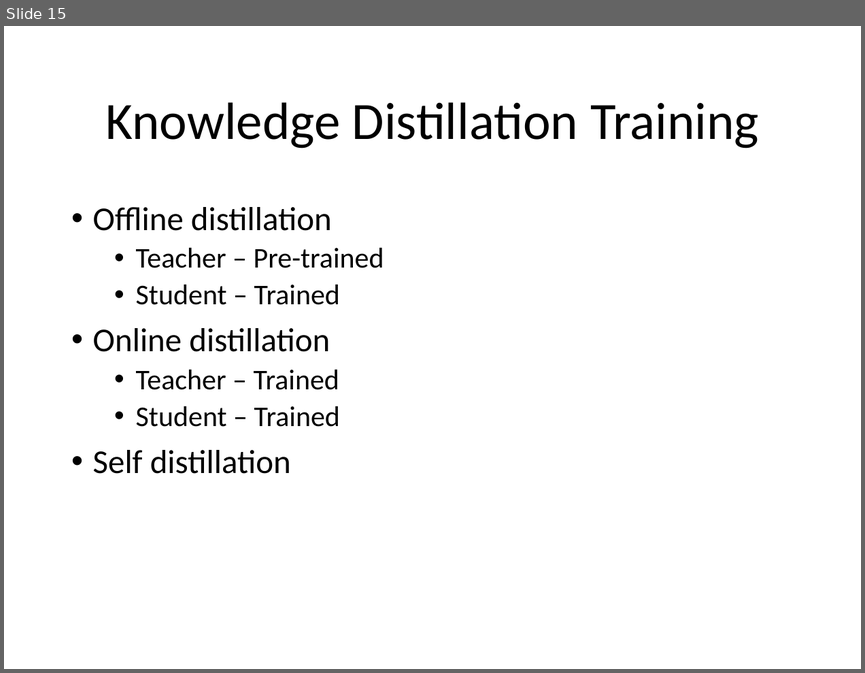
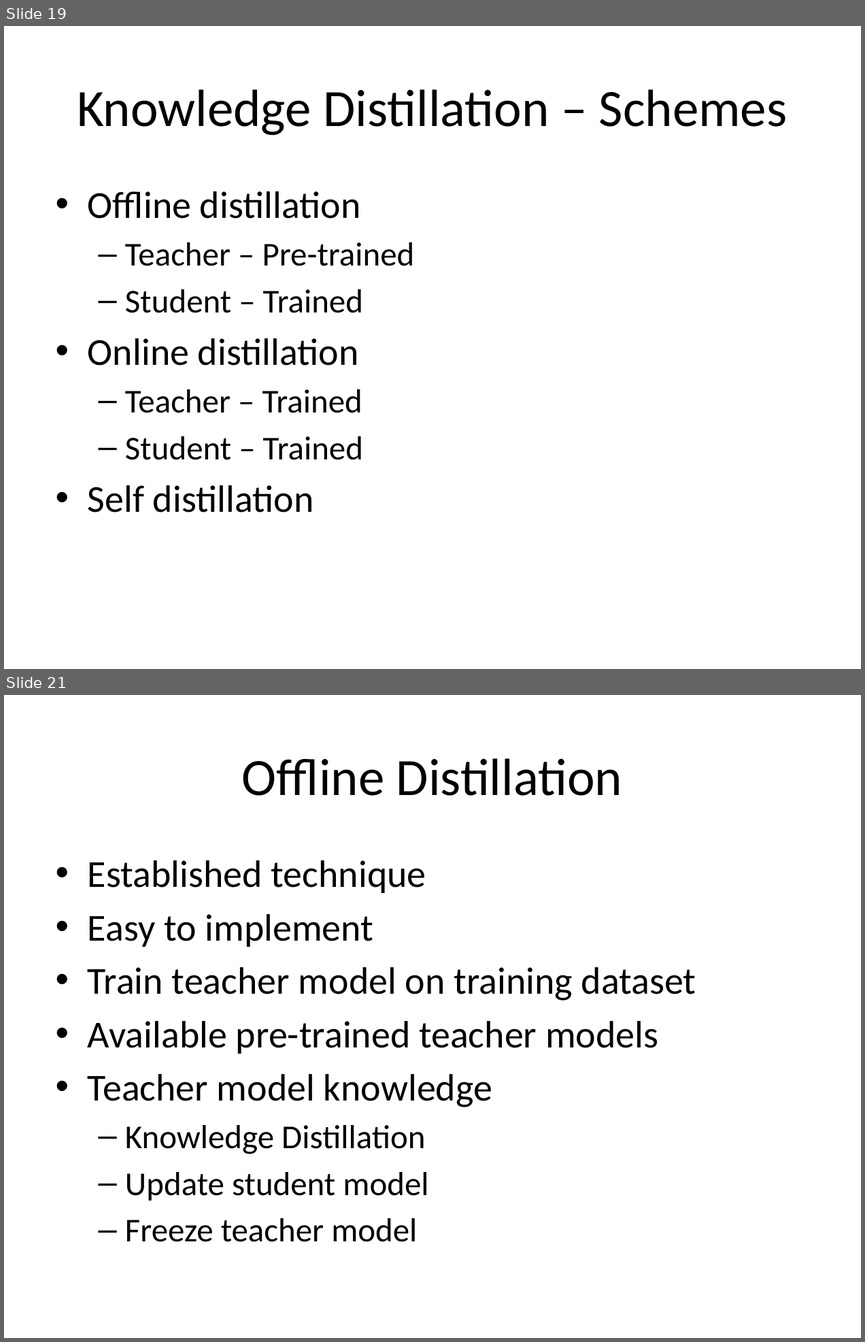
Before and after one commit to look4pritam/KnowledgeDistillation, a slide deck: Presentations/KnowledgeDistillation.pptx. Shown one above the other, each under a label of ours: slide 15 before the commit, slides 19 and 21 after it; the slides between them are not shown. The pictures are 865x673 and 865x1342 pixels, drawn with LibreOffice and Linux fonts; fonts in the diff are those of the drawing. Boxes give left, top, right and bottom in pixels: in the first picture for what was removed or moved away, otherwise in the second. Text is boxed around its words. In the diff, an @@ line names an element or a change of style, - is before the commit and + after.

```diff
--- a/Presentations/KnowledgeDistillation.pptx
+++ b/Presentations/KnowledgeDistillation.pptx
@@ slide 21 added at (4, 695, 861, 1338), background #FFFFFF @@
@@ title added at (242, 758, 623, 796), 44 pt, text #000000 @@
+Offline Distillation
@@ text added at (88, 860, 696, 1242), 32 pt, text #000000 @@
+• Established technique
+• Easy to implement
+• Train teacher model on training dataset
+• Available pre-trained teacher models
+• Teacher model knowledge
+  – Knowledge Distillation
+  – Update student model
+  – Freeze teacher model
@@ what was slide 15 is now slide 19 @@
@@ slide 19 changed as well @@
@@ title at (77, 89, 787, 135): text changed @@
-Knowledge Distillation Training
+Knowledge Distillation – Schemes
@@ text "Offline distillation": place and size @@
-text "Offline distillation" at (93, 207, 384, 473)
+text "Offline distillation" at (88, 191, 415, 512)
@@ text "Offline distillation" at (88, 191, 415, 512): size 28 to 32 pt in "Offline distillation", "Online distillation", "Self distillation"; size 24 to 28 pt in "Teacher – Pre-trained", "Student – Trained", "Teacher – Trained", "Student – Trained"; indent changed; line spacing 0.9 to 1; less space between paragraphs; bullet • to – @@
```
Also in this commit, not shown: 9 other slides changed, 16 other slides added, 12 slides removed.
